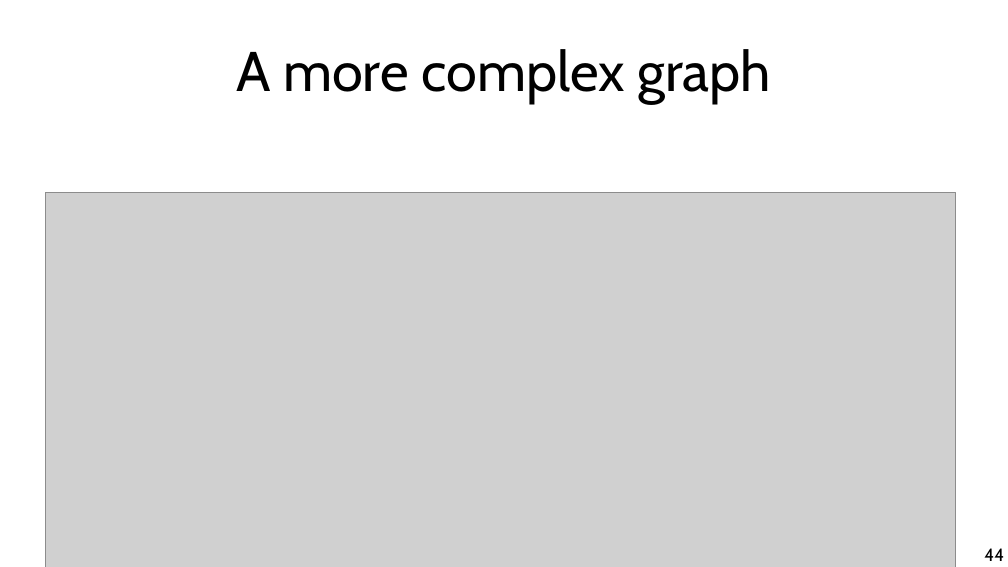
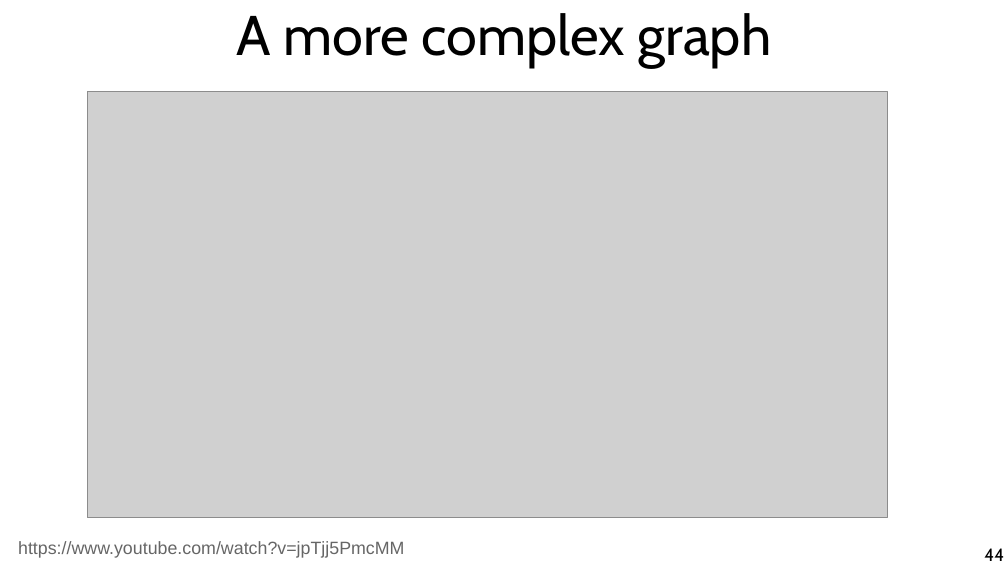
Before and after one commit to chatox/networks-science-course, a slide deck: slide 44 of theory/tt15_spectral_clustering.odp. Drawn at 1008x567 pixels with LibreOffice and Linux fonts; fonts in the diff are those of the drawing; grey boxes stand for pictures. Boxes give left, top, right and bottom in pixels: in the first picture for what was removed or moved away, otherwise in the second. Text is boxed around its words. In the diff, an @@ line names an element or a change of style, - is before the commit and + after.

```diff
--- a/theory/tt15_spectral_clustering.odp
+++ b/theory/tt15_spectral_clustering.odp
@@ title "A more complex graph": place and size @@
-title "A more complex graph" at box(236, 49, 772, 103)
+title "A more complex graph" at box(236, 13, 772, 68)
@@ picture: place and size @@
-picture at box(46, 192, 956, 567)
+picture at box(87, 91, 887, 518)
@@ text added at box(18, 541, 404, 558), 14 pt, text #666666 @@
+https://www.youtube.com/watch?v=jpTjj5PmcMM
```
Also in this commit, not shown: 32 other slides changed, 3 slides added, 4 slides removed, 1 other file.
